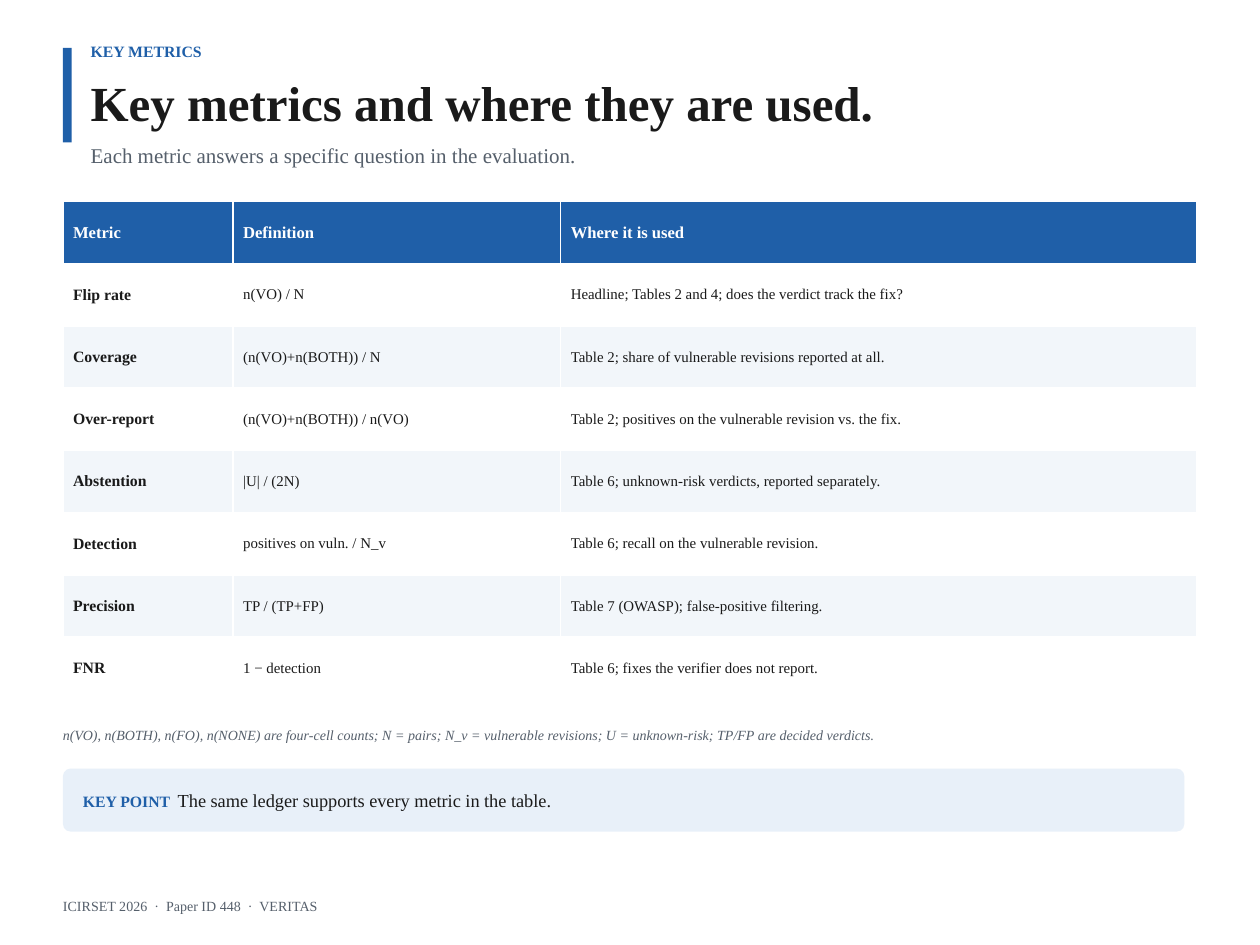
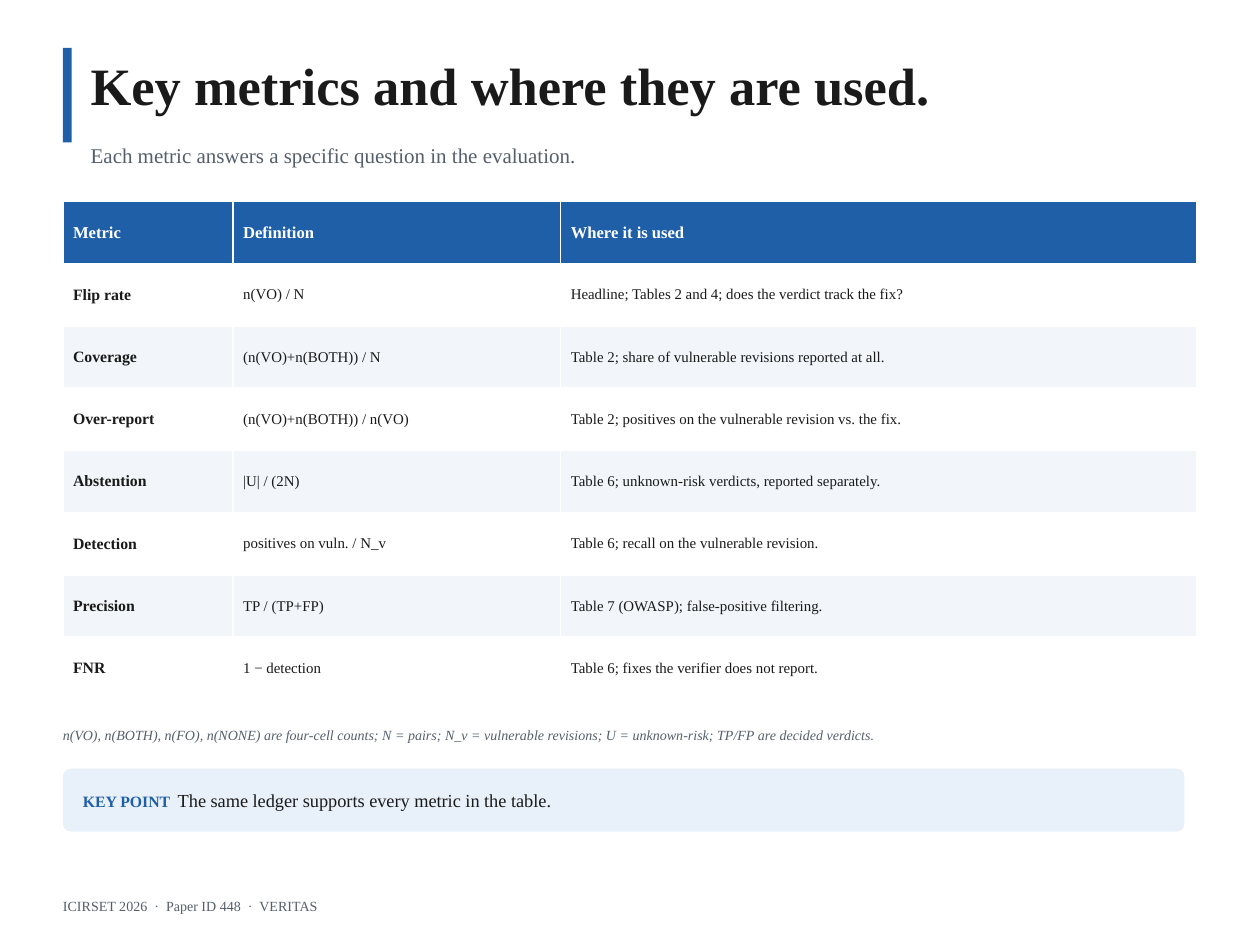
Before and after one commit to AmonWasHere/Proto, a slide deck: slide 10 of paper/ICIRSET-26_VERITAS_Presentation.pptx. Drawn at 1260x945 pixels with LibreOffice and Linux fonts; fonts in the diff are those of the drawing. Boxes give left, top, right and bottom in pixels: in the first picture for what was removed or moved away, otherwise in the second. Text is boxed around its words. In the diff, an @@ line names an element or a change of style, - is before the commit and + after.

```diff
--- a/paper/ICIRSET-26_VERITAS_Presentation.pptx
+++ b/paper/ICIRSET-26_VERITAS_Presentation.pptx
@@ text "Key metrics and where they ...": place and size @@
-text "Key metrics and where they ..." at (91, 87, 872, 131)
+text "Key metrics and where they ..." at (91, 68, 929, 116)
@@ text "Key metrics and where they ..." at (91, 68, 929, 116): size 28 to 30 pt @@
@@ text removed at (91, 46, 202, 57) @@
-KEY METRICS
```
Also in this commit, not shown: 16 other slides changed, 1 other file.
